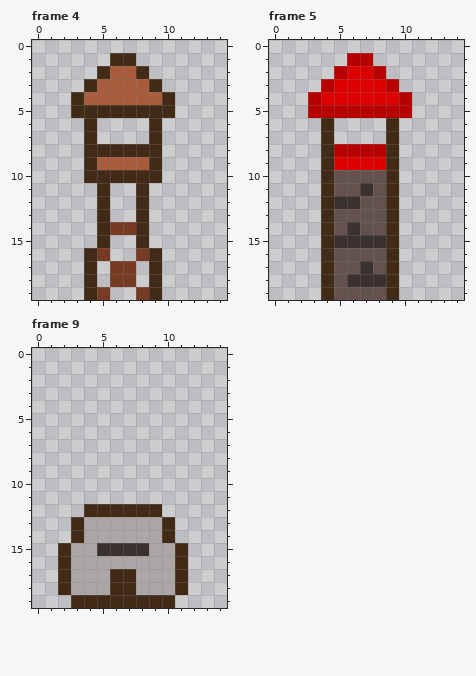
One commit to this pixel-art file: src/assets/images/entities/structures.ase. Above, as it was before the edit.
15x20 pixels, 10 frames. Shown: frame 4, frame 5, frame 9. The commit also changed other frames, which this record leaves out.
Once edited:
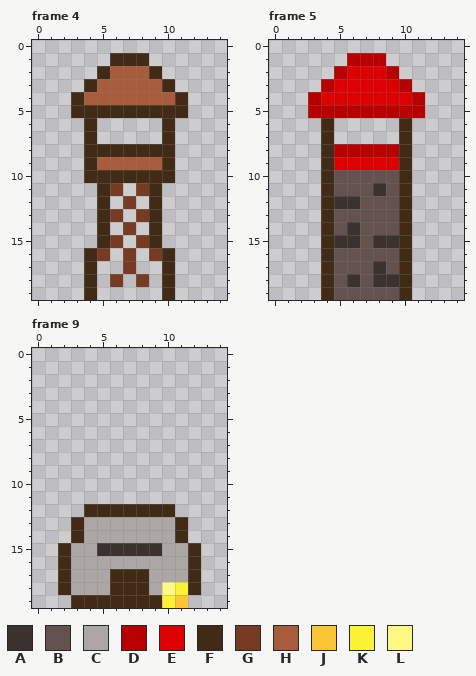
Palette (. is transparent): A #3b322f  B #63524d  C #aca7a6  D #b70000  E #dd0000  F #412a16  G #773b23  H #a95c3c  J #fbc536  K #fbf236  L #fff984
From old to new:
--- frame 4, layer "buildings"
@@ x 0..14 @@
  0 ...............
- 1 ......FF.......
- 2 .....FHHF......
- 3 ....FHHHHF.....
- 4 ...FHHHHHHF....
- 5 ...FFFFFFFF....
- 6 ....F....F.....
- 7 ....F....F.....
- 8 ....FFFFFF.....
- 9 ....FHHHHF.....
-10 ....FFFFFF.....
-11 .....F..F......
-12 .....F..F......
-13 .....F..F......
-14 .....FGGF......
-15 .....F..F......
-16 ....FG..GF.....
-17 ....F.GG.F.....
-18 ....F.GG.F.....
-19 ....FG..GF.....
+ 1 ......FFF......
+ 2 .....FHHHF.....
+ 3 ....FHHHHHF....
+ 4 ...FHHHHHHHF...
+ 5 ...FFFFFFFFF...
+ 6 ....F.....F....
+ 7 ....F.....F....
+ 8 ....FFFFFFF....
+ 9 ....FHHHHHF....
+10 ....FFFFFFF....
+11 .....FG.GF.....
+12 .....F.G.F.....
+13 .....FG.GF.....
+14 .....F.G.F.....
+15 .....FG.GF.....
+16 ....FG.G.GF....
+17 ....F..G..F....
+18 ....F.G.G.F....
+19 ....F.....F....
--- frame 5, layer "buildings"
@@ x 5..13 @@
  0 .........
- 1 .DD......
- 2 DEED.....
- 3 EEEED....
- 4 EEEEED...
- 5 DDDDDD...
- 6 ....F....
- 7 ....F....
- 8 DDDDF....
- 9 EEEEF....
-10 BBBBF....
-11 BBABF....
-12 AABBF....
-13 BBBBF....
-14 BABBF....
-15 AAAAF....
-16 BBBBF....
-17 BBABF....
-18 BAAAF....
-19 BBBBF....
+ 1 .DDD.....
+ 2 DEEED....
+ 3 EEEEED...
+ 4 EEEEEED..
+ 5 DDDDDDD..
+ 6 .....F...
+ 7 .....F...
+ 8 DDDDDF...
+ 9 EEEEEF...
+10 BBBBBF...
+11 BBBABF...
+12 AABBBF...
+13 BBBBBF...
+14 BABBBF...
+15 AABAAF...
+16 BBBBBF...
+17 BBBABF...
+18 BABAAF...
+19 BBBBBF...
--- frame 9, layer "buildings"
@@ x 6..14 @@
 11 .........
-12 FFFF.....
-13 CCCCF....
-14 CCCCF....
-15 AAACCF...
-16 CCCCCF...
-17 FFCCCF...
-18 FFCCCF...
-19 FFFFF....
+12 FFFFF....
+13 CCCCCF...
+14 CCCCCF...
+15 AAAACCF..
+16 CCCCCCF..
+17 FFFCCCF..
+18 FFFCLKF..
+19 FFFFKJ...
Where, in picture pixels (left, top, right, bottom), the same in both pictures:
changed: (97, 53, 188, 300)
changed: (360, 53, 425, 300)
changed: (136, 504, 201, 608)
